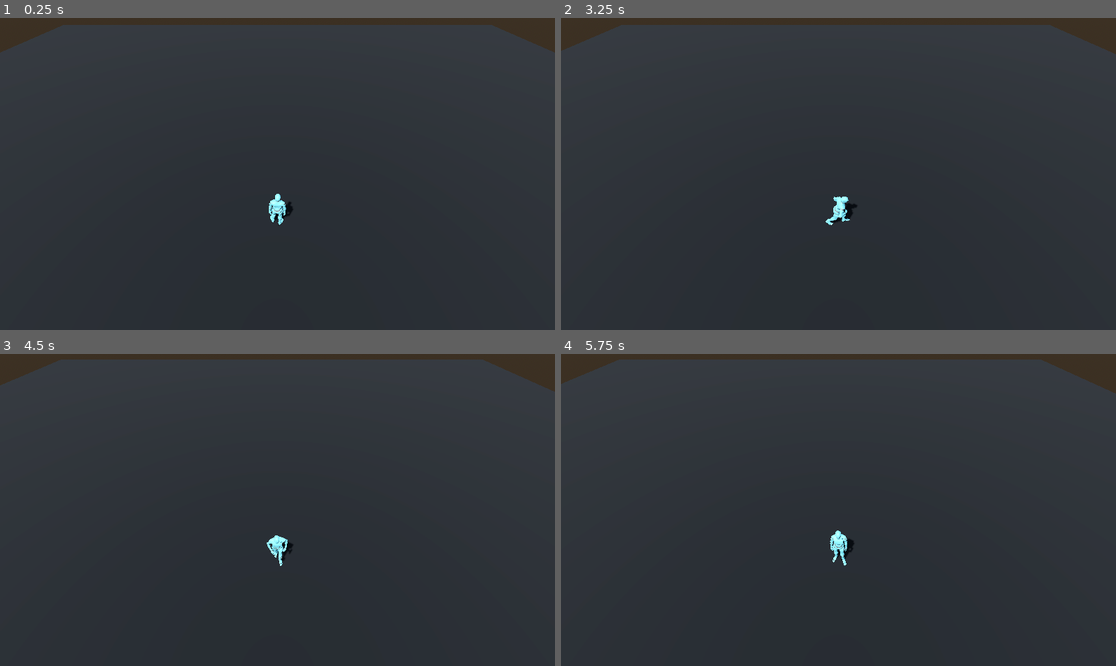
Above: before the commit, frames 1-4 (two rows, left to right).
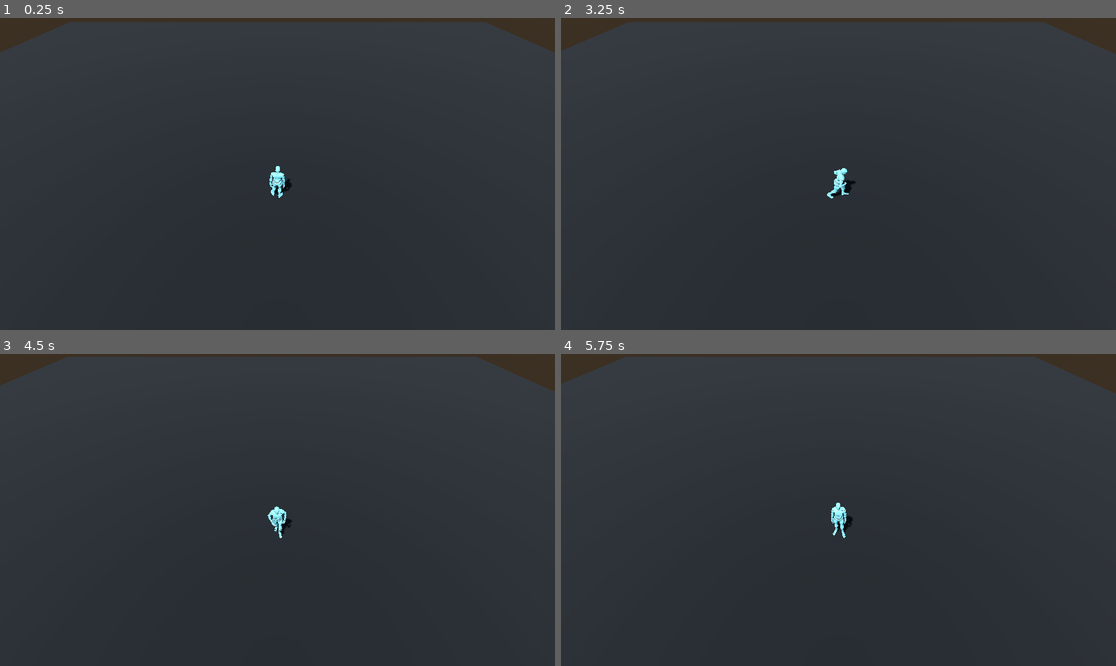
Above: after the commit, the same moments.

Repository: changtiva/GodotGameTest
Game: Godot game, scene res://Level/Level1.tscn
Same seed, same stepped clock (60 frames per second), same inputs: the game is played once before the commit and once after it.
Inputs:
- Up to frame 1 (0.25 s): no input
- Up to frame 2 (3.25 s): tap Enter at 0.5 s; tap D (D) at 0.6, 1.55, 3.05 s; tap S (S) at 0.8, 1.35, 2.3 s; tap A (A) at 2.1 s; tap B (B) at 2.85 s
- Up to frame 3 (4.5 s): tap D (D) at 3.6 s; tap S (S) at 3.8, 4.35 s
- Up to frame 4 (5.75 s): tap D (D) at 4.55 s; tap W (W) at 5.1 s; tap S (S) at 5.3 s

The runs differ from the first frame. In frame 1, 1.1% of the frame differs, in the area x 11-89%, y 1-67%; in frame 2, 1.1%; in frame 3, 1.1%; in frame 4, 1.1%, in the area x 10-87%, y 0-68%.

Commit message:
7.31 14：55

Diff:
--- a/Assets/Player/Player.tscn
+++ b/Assets/Player/Player.tscn
@@ -50,7 +50,7 @@
 graph_offset = Vector2(-125, -85)
 
 [sub_resource type="AnimationNodeBlendTree" id="AnimationNodeBlendTree_1lexm"]
-graph_offset = Vector2(-451.141, 44.8182)
+graph_offset = Vector2(-302, 63)
 nodes/StateMachine/node = SubResource("AnimationNodeStateMachine_bhatd")
 nodes/StateMachine/position = Vector2(20, 140)
 node_connections = [&"output", 0, &"StateMachine"]
@@ -62,17 +62,17 @@
 [node name="Player" parent="." instance=ExtResource("1_cvo52")]
 
 [node name="GeneralSkeleton" parent="Player/Armature" index="0"]
-bones/0/position = Vector3(0.00391126, 0.99007, -0.0029685)
-bones/0/rotation = Quaternion(-0.0340433, -0.0473092, -0.027842, 0.997912)
-bones/1/rotation = Quaternion(0.0298764, 0.0131265, 0.0226167, 0.999212)
-bones/2/rotation = Quaternion(0.0103745, 0.00299026, 0.0138271, 0.999846)
-bones/3/rotation = Quaternion(0.0101511, 0.00318714, 0.0138537, 0.999848)
-bones/4/rotation = Quaternion(0.0489405, -0.00112816, 0.00433869, 0.998792)
-bones/5/rotation = Quaternion(-0.0666194, 0.0115115, -0.00136725, 0.997711)
-bones/7/rotation = Quaternion(0.456986, 0.500476, 0.631881, -0.37605)
-bones/8/rotation = Quaternion(0.123683, 0.802932, -0.569312, -0.126042)
-bones/9/rotation = Quaternion(0.00927865, -0.707046, 0.00927871, 0.707046)
-bones/10/rotation = Quaternion(0.0539273, 0.47518, -0.0154966, 0.878098)
+bones/0/position = Vector3(-0.0020839, 0.989462, 0.00230802)
+bones/0/rotation = Quaternion(-0.035089, -0.0458325, -0.0264046, 0.997984)
+bones/1/rotation = Quaternion(0.0365984, 0.0160562, 0.0253462, 0.99888)
+bones/2/rotation = Quaternion(0.0120731, 0.00404199, 0.0146314, 0.999812)
+bones/3/rotation = Quaternion(0.0118908, 0.00426035, 0.0146555, 0.999813)
+bones/4/rotation = Quaternion(0.0530782, -0.00212808, 0.00418513, 0.998579)
+bones/5/rotation = Quaternion(-0.0754552, 0.0073371, 0.000759471, 0.997122)
+bones/7/rotation = Quaternion(0.455368, 0.501134, 0.635259, -0.371418)
+bones/8/rotation = Quaternion(0.1296, 0.803953, -0.567196, -0.123097)
+bones/9/rotation = Quaternion(0.00965889, -0.707041, 0.00965897, 0.707041)
+bones/10/rotation = Quaternion(0.052369, 0.470927, -0.00730783, 0.880586)
 bones/11/rotation = Quaternion(-0.0420418, -0.00498506, -0.0190783, 0.998921)
 bones/12/rotation = Quaternion(-0.152845, 0.81215, -0.0148129, 0.562877)
 bones/13/rotation = Quaternion(0.0400131, -0.052876, -0.128588, 0.989479)
@@ -90,10 +90,10 @@
 bones/27/rotation = Quaternion(0.233867, -0.00350571, -0.0490086, 0.971026)
 bones/28/rotation = Quaternion(0.151258, -1.49012e-07, -0.0155003, 0.988373)
 bones/29/rotation = Quaternion(0.143498, -8.9407e-08, -0.014705, 0.989541)
-bones/31/rotation = Quaternion(0.475412, -0.479873, -0.634811, -0.375128)
-bones/32/rotation = Quaternion(-0.151988, 0.827214, -0.497424, 0.212572)
-bones/33/rotation = Quaternion(0.0412413, 0.705903, -0.0412413, 0.705903)
-bones/34/rotation = Quaternion(0.0437625, -0.571277, 0.0363422, 0.818783)
+bones/31/rotation = Quaternion(0.473054, -0.481434, -0.638015, -0.370645)
+bones/32/rotation = Quaternion(-0.146514, 0.828524, -0.497501, 0.211126)
+bones/33/rotation = Quaternion(0.0411856, 0.705906, -0.0411856, 0.705906)
+bones/34/rotation = Quaternion(0.042239, -0.570568, 0.0349854, 0.819417)
 bones/35/position = Vector3(0.0300297, 0.037886, 0.0216746)
 bones/35/rotation = Quaternion(-0.0367838, 0.014466, 0.00205672, 0.999216)
 bones/36/rotation = Quaternion(-0.121712, -0.819574, 0.0371683, 0.558662)
@@ -119,14 +119,14 @@
 bones/52/rotation = Quaternion(0.151548, 8.9407e-08, 0.0123455, 0.988373)
 bones/53/rotation = Quaternion(0.143773, 1.63913e-07, 0.011712, 0.989541)
 bones/54/rotation = Quaternion(2.98023e-08, 2.98023e-08, 8.9407e-08, 1)
-bones/55/rotation = Quaternion(0.134517, 0.0809531, 0.984808, -0.0741987)
-bones/56/rotation = Quaternion(-0.0386659, 0.992909, -0.111356, 0.0154065)
-bones/57/rotation = Quaternion(-0.0407523, 0.711938, -0.699409, 0.0480736)
+bones/55/rotation = Quaternion(0.138366, 0.0785123, 0.984323, -0.0761485)
+bones/56/rotation = Quaternion(-0.0387839, 0.992772, -0.113207, 0.00915601)
+bones/57/rotation = Quaternion(-0.0421202, 0.710287, -0.700879, 0.0498818)
 bones/58/rotation = Quaternion(-9.12084e-08, 0.999075, 0.0429963, -1.811e-08)
-bones/60/rotation = Quaternion(-0.0913384, -0.00977649, 0.995391, -0.0275305)
-bones/61/rotation = Quaternion(0.0333253, 0.994228, -0.0590871, -0.0831174)
-bones/62/rotation = Quaternion(0.0109041, 0.685424, -0.72752, -0.0280968)
-bones/63/rotation = Quaternion(2.72153e-08, 0.998002, 0.0631772, -9.5422e-09)
+bones/60/rotation = Quaternion(-0.0922721, -0.0106201, 0.995286, -0.0279215)
+bones/61/rotation = Quaternion(0.034458, 0.993684, -0.0671158, -0.0830672)
+bones/62/rotation = Quaternion(0.010194, 0.678713, -0.733796, -0.0280672)
+bones/63/rotation = Quaternion(6.47034e-09, 0.998032, 0.0627116, -2.46295e-08)
 
 [node name="AnimationPlayer" parent="Player" index="1"]
 libraries = {
@@ -144,6 +144,6 @@
 anim_player = NodePath("../Player/AnimationPlayer")
 
 [node name="Camera3D" type="Camera3D" parent="."]
-transform = Transform3D(-1, -6.69697e-08, 5.61943e-08, 0, 0.642788, 0.766044, -8.74228e-08, 0.766044, -0.642788, 0, 7, -3.5)
+transform = Transform3D(-1, -6.69697e-08, 5.61943e-08, 0, 0.642788, 0.766044, -8.74228e-08, 0.766044, -0.642788, 0, 7, -4.68)
 
 [editable path="Player"]
--- a/Level/Level1.tscn
+++ b/Level/Level1.tscn
@@ -28,4 +28,3 @@
 [node name="Node3D" parent="." instance=ExtResource("1_iurp0")]
 
 [node name="CharacterBody3D" parent="." instance=ExtResource("2_rqk22")]
-RunSpeed = 450.0
